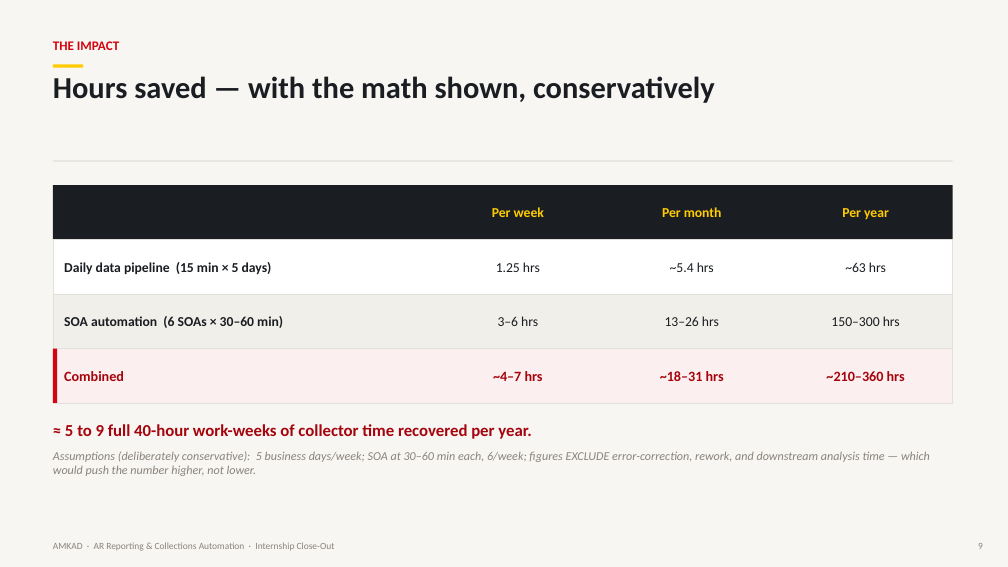
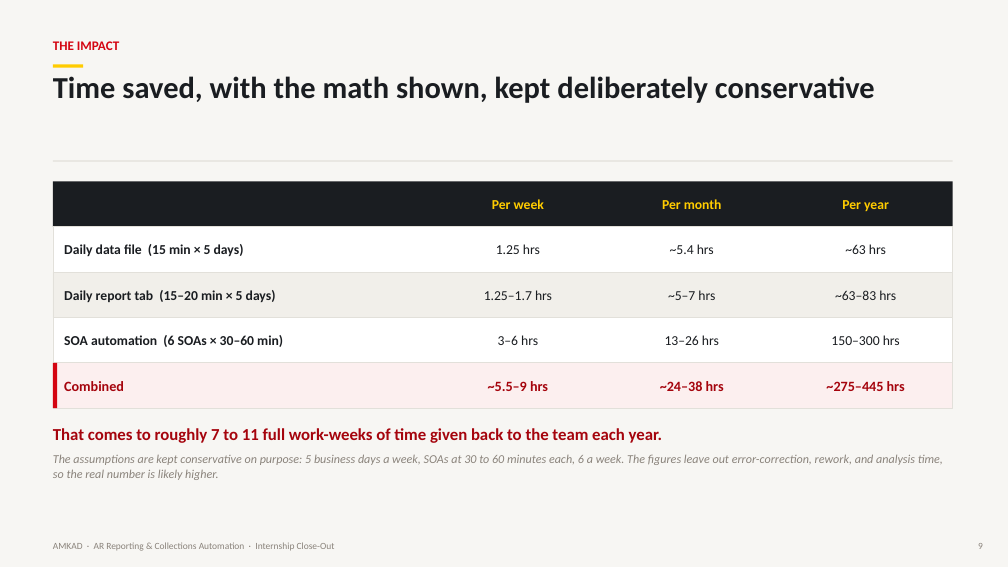
Before and after one commit to jkadadihi/Power-BI-, a slide deck: slide 9 of docs/AMKAD_Internship_Presentation.pptx. Drawn at 1008x567 pixels with LibreOffice and Linux fonts; fonts in the diff are those of the drawing. Boxes give left, top, right and bottom in pixels: in the first picture for what was removed or moved away, otherwise in the second. Text is boxed around its words. In the diff, an @@ line names an element or a change of style, - is before the commit and + after.

```diff
--- a/docs/AMKAD_Internship_Presentation.pptx
+++ b/docs/AMKAD_Internship_Presentation.pptx
@@ text at (53, 76, 875, 103): text changed @@
-Hours saved — with the math shown, conservatively
+Time saved, with the math shown, kept deliberately conservative
@@ rectangle: place and size @@
-rectangle at (53, 185, 953, 240)
+rectangle at (53, 181, 953, 227)
@@ text "Per week": place and size @@
-text "Per week" at (492, 207, 544, 217)
+text "Per week" at (492, 199, 544, 209)
@@ text "Per month": place and size @@
-text "Per month" at (662, 207, 722, 217)
+text "Per month" at (662, 199, 722, 209)
@@ text "Per year": place and size @@
-text "Per year" at (842, 208, 889, 219)
+text "Per year" at (842, 200, 889, 211)
@@ rectangle: place and size @@
-rectangle at (53, 240, 953, 294)
+rectangle at (53, 227, 953, 272)
@@ text "1.25 hrs": place and size @@
-text "1.25 hrs" at (496, 262, 540, 272)
+text "1.25 hrs" at (496, 244, 540, 254)
@@ text "~5.4 hrs": place and size @@
-text "~5.4 hrs" at (670, 262, 714, 272)
+text "~5.4 hrs" at (670, 244, 714, 254)
@@ text "~63 hrs": place and size @@
-text "~63 hrs" at (845, 262, 886, 272)
+text "~63 hrs" at (845, 244, 886, 254)
@@ text at (64, 244, 244, 256): text changed @@
-Daily data pipeline (15 min × 5 days)
+Daily data file (15 min × 5 days)
@@ rectangle: place and size @@
-rectangle at (53, 294, 953, 349)
+rectangle at (53, 272, 953, 318)
@@ text added at (64, 290, 276, 302), 13 pt, text #1A1D21, bold @@
+Daily report tab (15–20 min × 5 days)
@@ text at (484, 290, 552, 300): text changed; size 13.5 to 13 pt; text colour #A5040D to #1A1D21; bold off @@
-~4–7 hrs
+1.25–1.7 hrs
@@ text added at (668, 290, 715, 300), 13 pt, text #1A1D21 @@
+~5–7 hrs
@@ text added at (835, 290, 896, 300), 13 pt, text #1A1D21 @@
+~63–83 hrs
@@ rectangle added at (53, 318, 953, 363), fill #FFFFFF, outline #E2E0DA 0.75 pt @@
@@ text "SOA automation (6 SOAs × ...": place and size @@
-text "SOA automation (6 SOAs × ..." at (64, 316, 283, 328)
+text "SOA automation (6 SOAs × ..." at (64, 335, 283, 347)
@@ text "3–6 hrs": place and size @@
-text "3–6 hrs" at (498, 316, 538, 326)
+text "3–6 hrs" at (498, 335, 538, 345)
@@ text "13–26 hrs": place and size @@
-text "13–26 hrs" at (665, 316, 719, 326)
+text "13–26 hrs" at (665, 335, 719, 345)
@@ text "150–300 hrs": place and size @@
-text "150–300 hrs" at (831, 316, 900, 326)
+text "150–300 hrs" at (831, 335, 900, 345)
@@ rectangle: place and size @@
-rectangle at (53, 349, 953, 403)
+rectangle at (53, 363, 953, 408)
@@ rectangle: place and size @@
-rectangle at (53, 349, 57, 403)
+rectangle at (53, 363, 57, 408)
@@ text "Combined": place and size @@
-text "Combined" at (64, 371, 124, 381)
+text "Combined" at (64, 381, 124, 391)
@@ text added at (488, 381, 548, 391), 13.5 pt, text #A5040D, bold @@
+~5.5–9 hrs
@@ text at (660, 381, 724, 391): text changed @@
-~18–31 hrs
+~24–38 hrs
@@ text at (826, 381, 905, 391): text changed @@
-~210–360 hrs
+~275–445 hrs
@@ text at (53, 428, 943, 480): text changed @@
-≈ 5 to 9 full 40-hour work-weeks of collector time recovered per year.
-Assumptions (deliberately conservative): 5 business days/week; SOA at 30–60 min each, 6/week; figures EXCLUDE error-correction, rework, and downstream analysis time — which would push the number higher, not lower.
+That comes to roughly 7 to 11 full work-weeks of time given back to the team each year.
+The assumptions are kept conservative on purpose: 5 business days a week, SOAs at 30 to 60 minutes each, 6 a week. The figures leave out error-correction, rework, and analysis time, so the real number is likely higher.
```
Also in this commit, not shown: 12 other slides changed, 1 other file.
